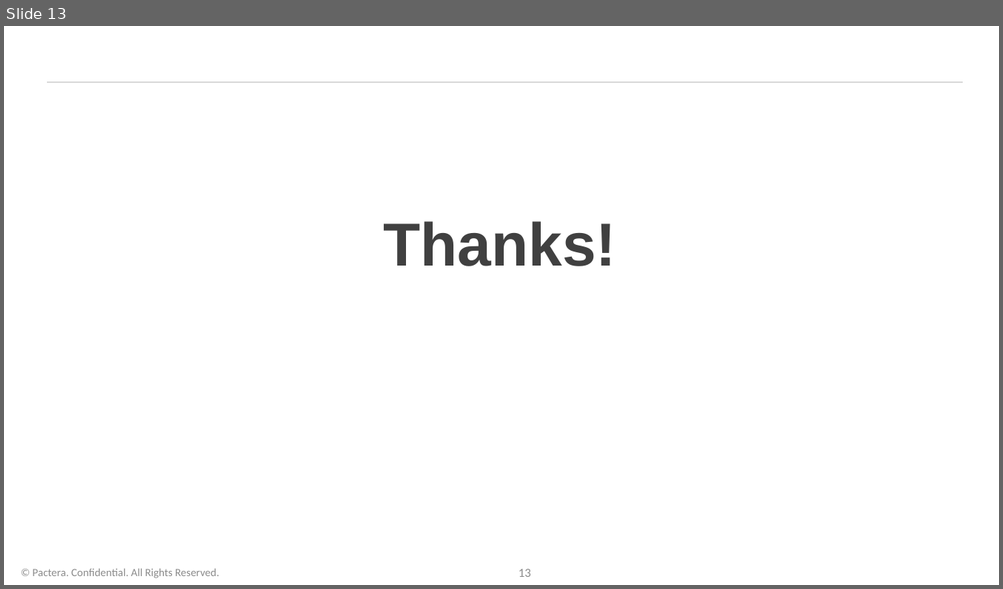
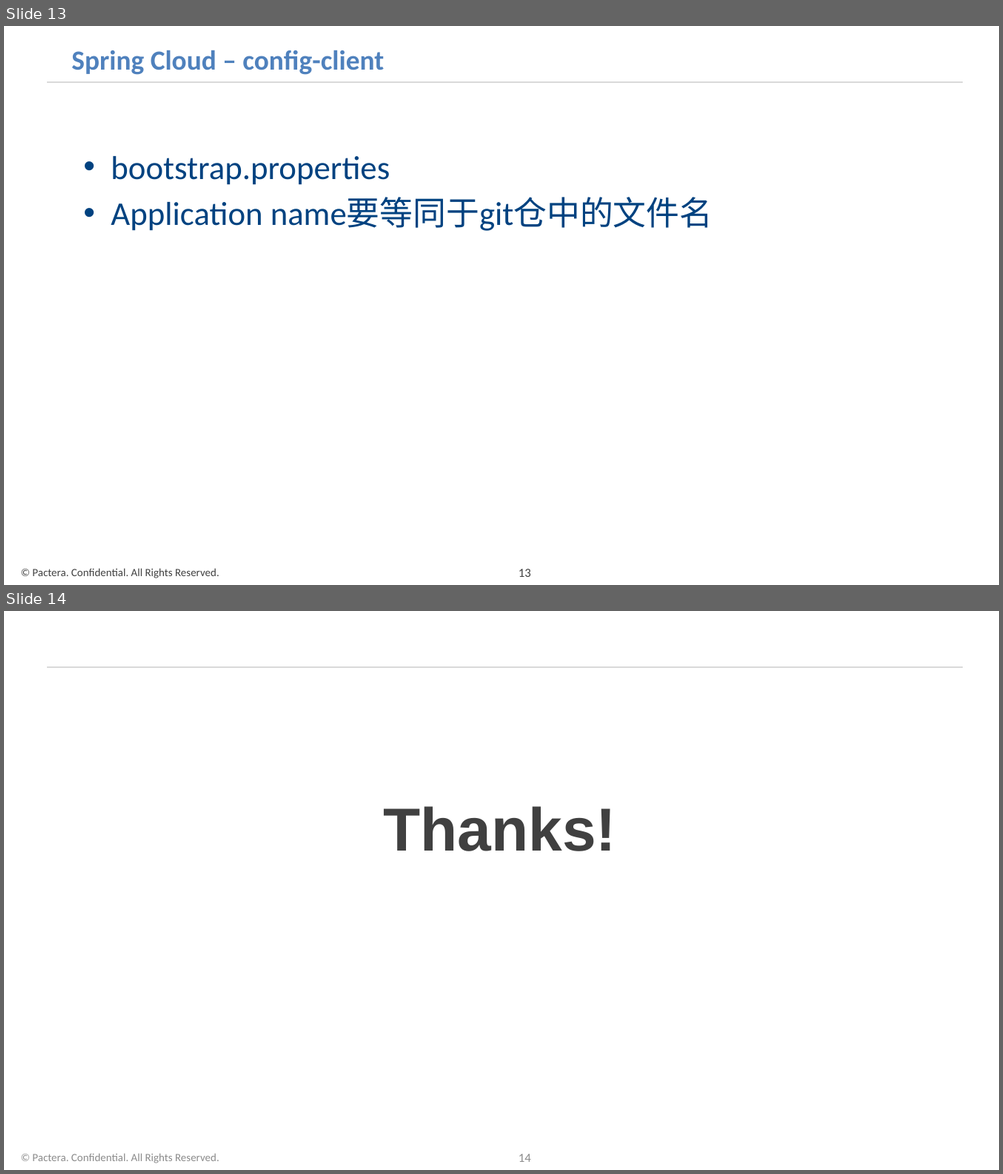
Before and after one commit to xiaolongtang/springcloud, a slide deck: spring cloud.pptx. Shown one above the other, each under a label of ours: slide 13 before the commit, slides 13 and 14 after it. The pictures are 1003x589 and 1003x1174 pixels, drawn with LibreOffice and Linux fonts; fonts in the diff are those of the drawing; background and template pictures are left out. Boxes give left, top, right and bottom in pixels: in the first picture for what was removed or moved away, otherwise in the second. Text is boxed around its words. In the diff, an @@ line names an element or a change of style, - is before the commit and + after.

```diff
--- a/spring cloud.pptx
+++ b/spring cloud.pptx
@@ slide 13 added at <box>4,26,999,585</box>, background #FFFFFF; not listed: 1 template element that a slide beside it also shows @@
@@ title added at <box>71,50,384,75</box>, 20 pt, text #4F81BD, bold @@
+Spring Cloud – config-client
@@ text added at <box>111,156,713,231</box>, 24 pt, text #004280 @@
+• bootstrap.properties
+• Application name要等同于git仓中的文件名
@@ text added at <box>32,568,219,579</box>, 8 pt, text #404040 @@
+© Pactera. Confidential. All Rights Reserved.
@@ page number added at <box>518,569,531,577</box>, 9 pt, text #404040 @@
+13
@@ what was slide 13 is now slide 14 @@
@@ page number at <box>518,1154,531,1162</box>: text changed @@
-13
+14
```
Also in this commit, not shown: 1 slide changed, 1 other file.
